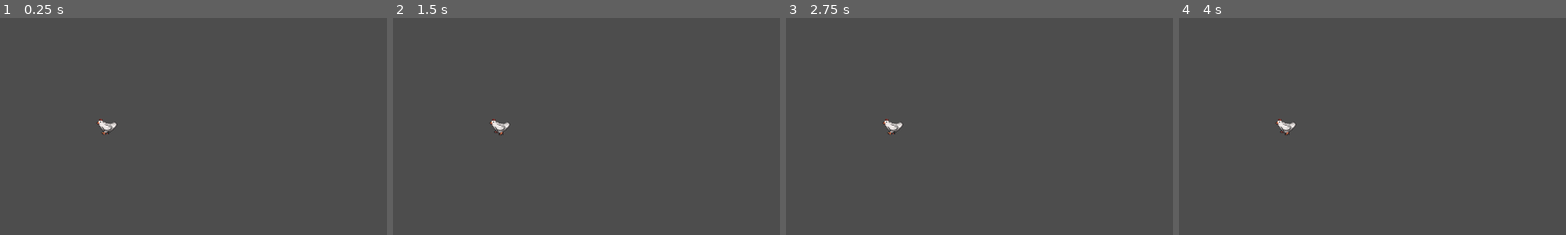
Above: before the commit, frames 1-4 (left to right).
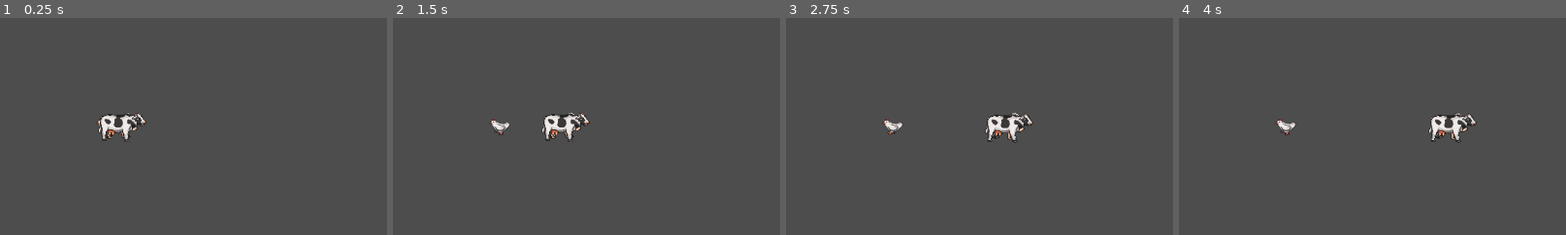
Above: after the commit, the same moments.

Repository: Kamran-Abbas/GMTK24
Game: Godot game, scene res://Scenes/game.tscn
The game is run twice, just before and just after one commit, with the same random seed, the same clock (stepped at 60 frames per second) and the same inputs.
Inputs:
- Up to frame 1 (0.25 s): no input
- Up to frame 2 (1.5 s): no input
- Up to frame 3 (2.75 s): no input
- Up to frame 4 (4 s): no input
The pictures show only the part of the screen within x 36-86%, y 25-75%; the shares and areas given below are measured in that part.

The runs differ from the first frame. In frame 1, 0.8% of the frame differs, in the area x 25-38%, y 43-58%; in frame 2, 0.8%; in frame 3, 0.8%, in the area x 51-64%, y 43-58%; in frame 4, 0.8%.

Commit message:
added animals to game.tscn

Diff:
--- a/GAME/Scenes/game.tscn
+++ b/GAME/Scenes/game.tscn
@@ -1,9 +1,18 @@
-[gd_scene load_steps=2 format=3 uid="uid://c45did1o8f6ui"]
+[gd_scene load_steps=5 format=3 uid="uid://c45did1o8f6ui"]
 
-[ext_resource type="PackedScene" uid="uid://bypj2du38tfj" path="res://Scenes/chicken.tscn" id="1_6m4yy"]
+[ext_resource type="PackedScene" uid="uid://b530bredtojb0" path="res://Scenes/chicken.tscn" id="1_6m4yy"]
+[ext_resource type="PackedScene" uid="uid://dgq5fw64natgy" path="res://Scenes/sheep.tscn" id="2_eo6ye"]
+[ext_resource type="PackedScene" uid="uid://dclbdj6lt5cya" path="res://Scenes/pig.tscn" id="3_x378s"]
+[ext_resource type="PackedScene" uid="uid://c0xj3cgorm7oc" path="res://Scenes/cow.tscn" id="4_tuup5"]
 
 [node name="Game" type="Node2D"]
 
 [node name="Chicken" parent="." instance=ExtResource("1_6m4yy")]
 
 [node name="Camera2D" type="Camera2D" parent="Chicken"]
+
+[node name="Sheep" parent="." instance=ExtResource("2_eo6ye")]
+
+[node name="Pig" parent="." instance=ExtResource("3_x378s")]
+
+[node name="Cow" parent="." instance=ExtResource("4_tuup5")]
